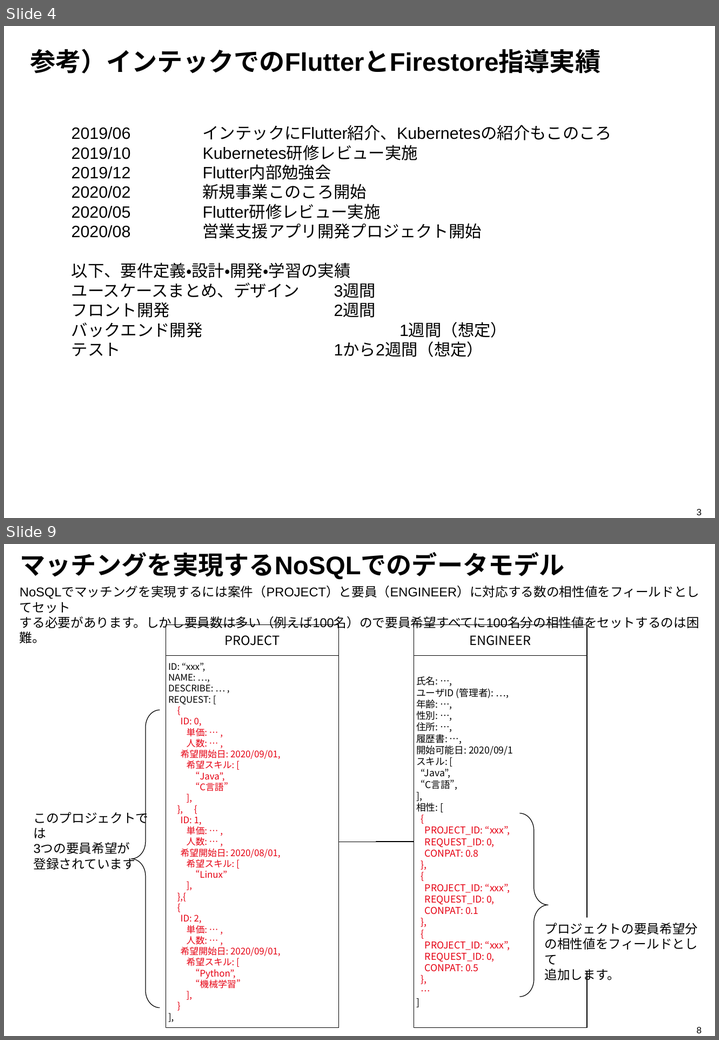
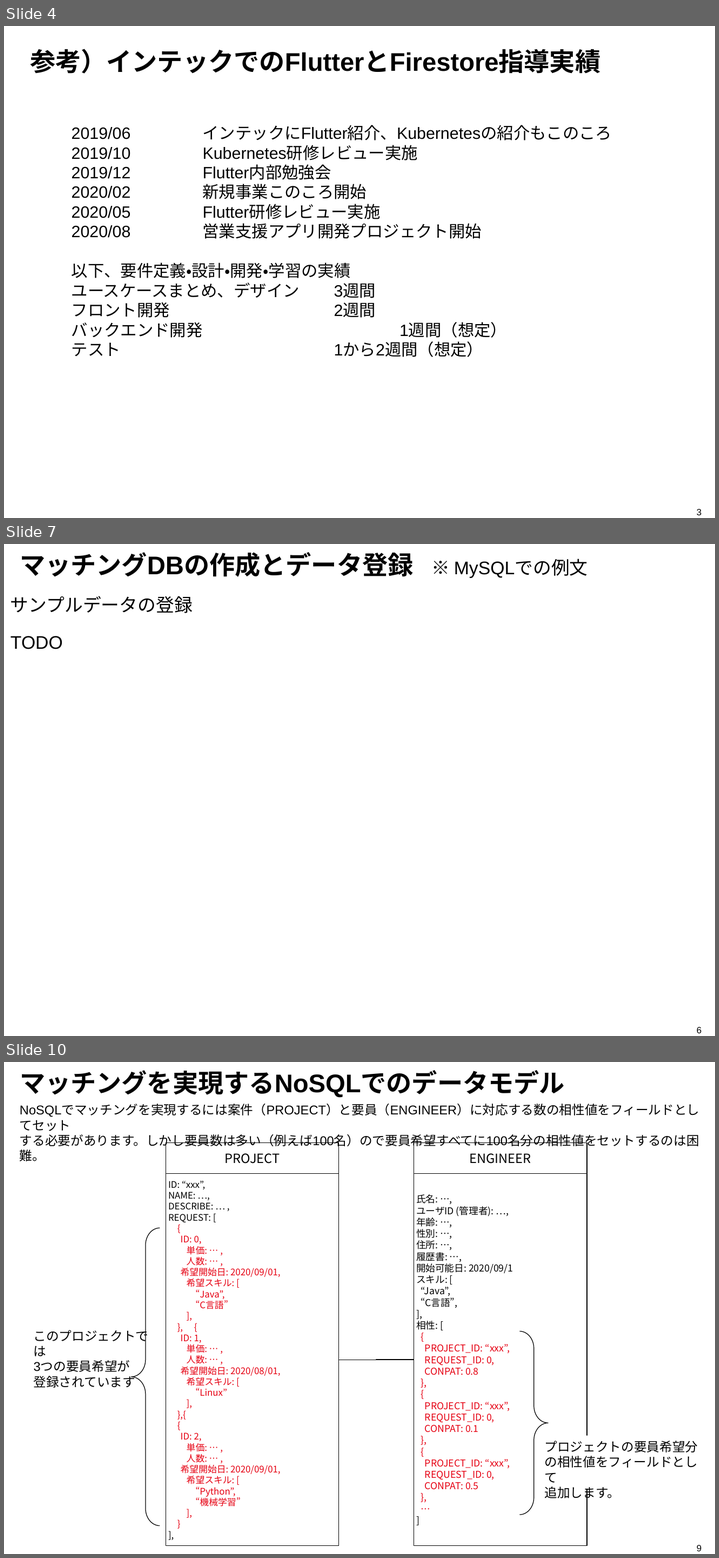
Before and after one commit to david3080/firestore, a slide deck: Matching.pptx. Shown one above the other, each under a label of ours: slides 4 and 9 before the commit, slides 4, 7 and 10 after it; the slides between them are not shown. The pictures are 719x1040 and 719x1558 pixels, drawn with LibreOffice and Linux fonts; fonts in the diff are those of the drawing. Boxes give left, top, right and bottom in pixels: in the first picture for what was removed or moved away, otherwise in the second. Text is boxed around its words. In the diff, an @@ line names an element or a change of style, - is before the commit and + after.

```diff
--- a/Matching.pptx
+++ b/Matching.pptx
@@ slide 7 added at [4, 544, 715, 1036], background #FFFFFF; not listed: 1 template element that a slide beside it also shows @@
@@ text added at [20, 552, 588, 578], 28 pt, text #000000, bold @@
+マッチングDBの作成とデータ登録 ※ MySQLでの例文
@@ text added at [10, 596, 192, 649], 20 pt, text #000000 @@
+サンプルデータの登録
+TODO
@@ what was slide 9 is now slide 10 @@
@@ page number at [696, 1545, 701, 1551]: text changed @@
-8
+9
```
Also in this commit, not shown: 4 slides changed.
